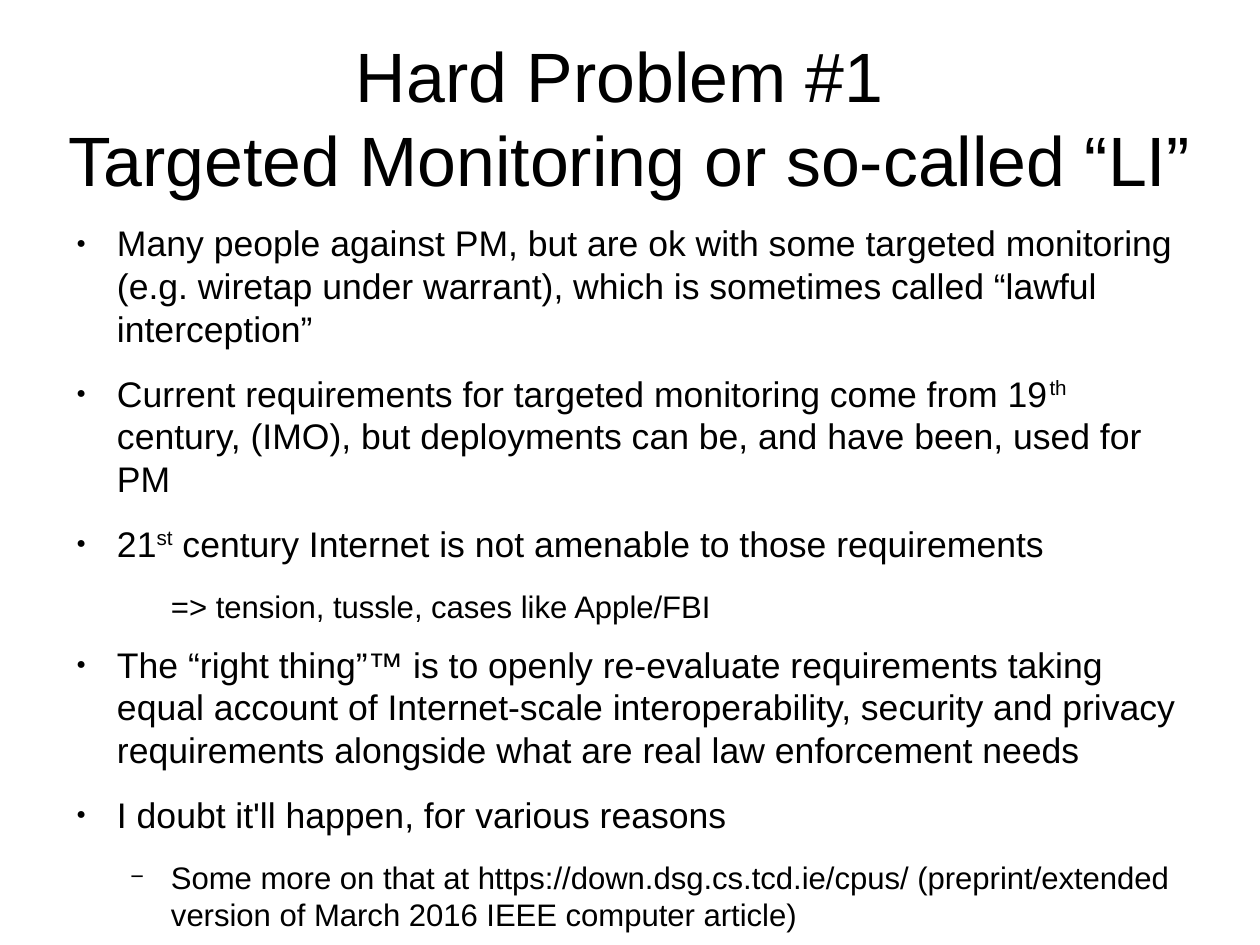
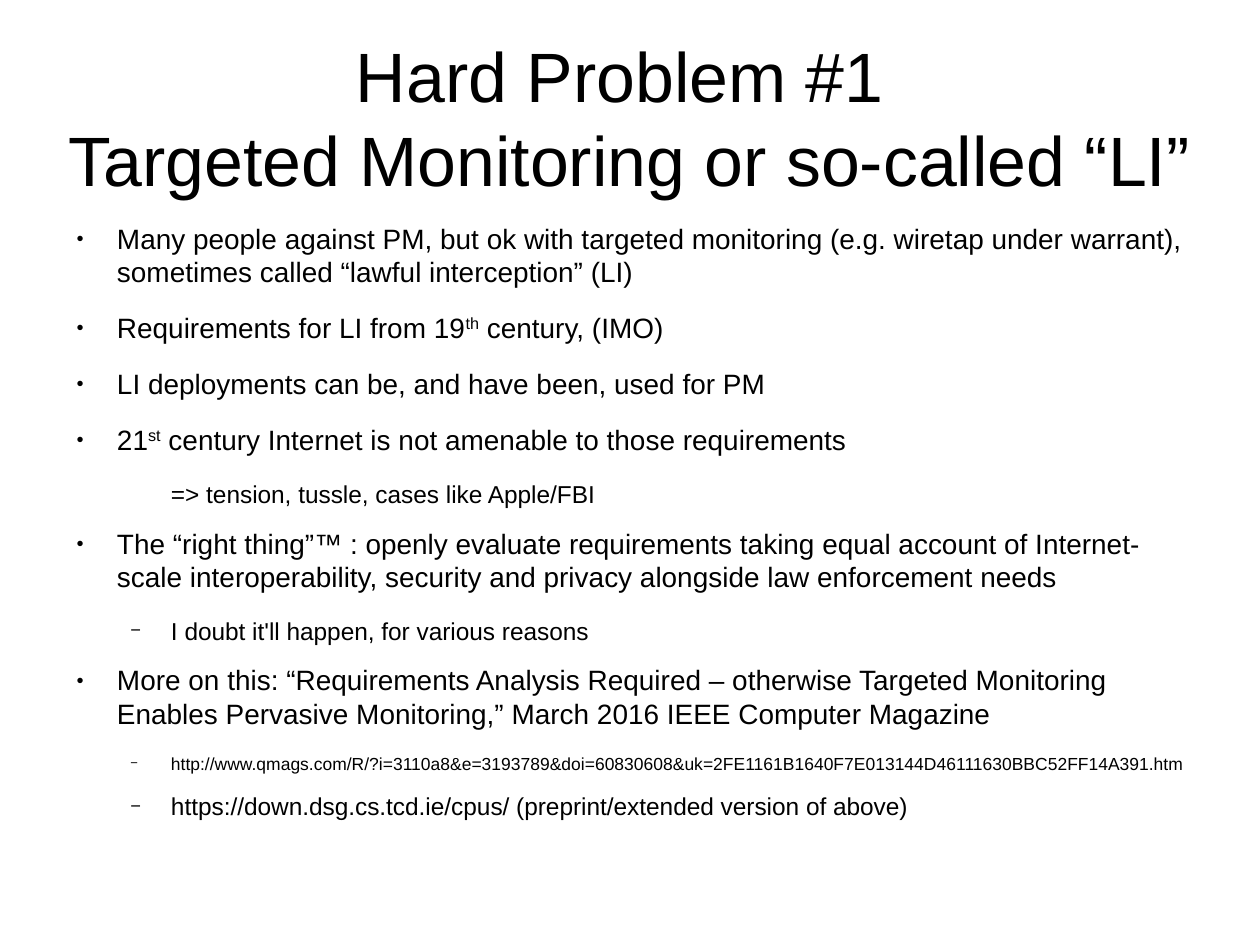
Before and after one commit to sftcd/cs7053, a slide deck: slide 20 of 2016lectures/08-snodownia.odp. Drawn at 1260x945 pixels with LibreOffice and Linux fonts; fonts in the diff are those of the drawing; background and template pictures are left out. Boxes give left, top, right and bottom in pixels: in the first picture for what was removed or moved away, otherwise in the second. Text is boxed around its words. In the diff, an @@ line names an element or a change of style, - is before the commit and + after.

```diff
--- a/2016lectures/08-snodownia.odp
+++ b/2016lectures/08-snodownia.odp
@@ text at (x1=117, y1=228, x2=1181, y2=399): text changed; size 22.4 to 17.6 pt @@
-● Many people against PM, but are ok with some targeted monitoring (e.g. wiretap under warrant), which is sometimes called “lawful interception”
-● Current requirements for targeted monitoring come from 19th century, (IMO), but deployments can be, and have been, used for PM
+● Many people against PM, but ok with targeted monitoring (e.g. wiretap under warrant), sometimes called “lawful interception” (LI)
+● Requirements for LI from 19th century, (IMO)
+● LI deployments can be, and have been, used for PM
@@ text at (x1=168, y1=429, x2=846, y2=645): size 22.4 to 17.6 pt in "21st century Internet is not amenable to ..."; size 19.6 to 15.4 pt in "=> tension, tussle, cases like Apple/FBI"; size 22.4 to 15.4 pt in "I doubt it'll happen, for various reasons"; bullet ● to −; list level 1 to 2 in "I doubt it'll happen, for ..." @@
@@ text at (x1=117, y1=533, x2=1139, y2=592): text changed; size 22.4 to 17.6 pt @@
-● The “right thing”™ is to openly re-evaluate requirements taking equal account of Internet-scale interoperability, security and privacy requirements alongside what are real law enforcement needs
+● The “right thing”™ : openly evaluate requirements taking equal account of Internet-scale interoperability, security and privacy alongside law enforcement needs
@@ text at (x1=117, y1=669, x2=1183, y2=820): text changed; size 19.6 to 17.6 pt @@
-  − Some more on that at https://down.dsg.cs.tcd.ie/cpus/ (preprint/extended version of March 2016 IEEE computer article)
+● More on this: “Requirements Analysis Required – otherwise Targeted Monitoring Enables Pervasive Monitoring,” March 2016 IEEE Computer Magazine
+  − http://www.qmags.com/R/?i=3110a8&e=3193789&doi=60830608&uk=2FE1161B1640F7E013144D46111630BBC52FF14A391.htm
+  − https://down.dsg.cs.tcd.ie/cpus/ (preprint/extended version of above)
```
Also in this commit, not shown: 7 other slides changed, 1 other file.
